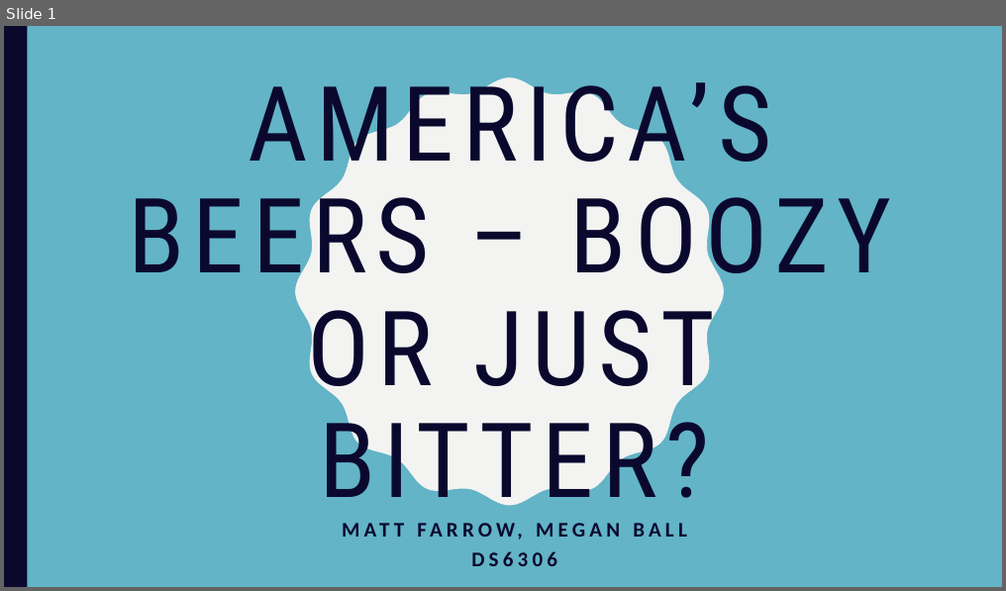
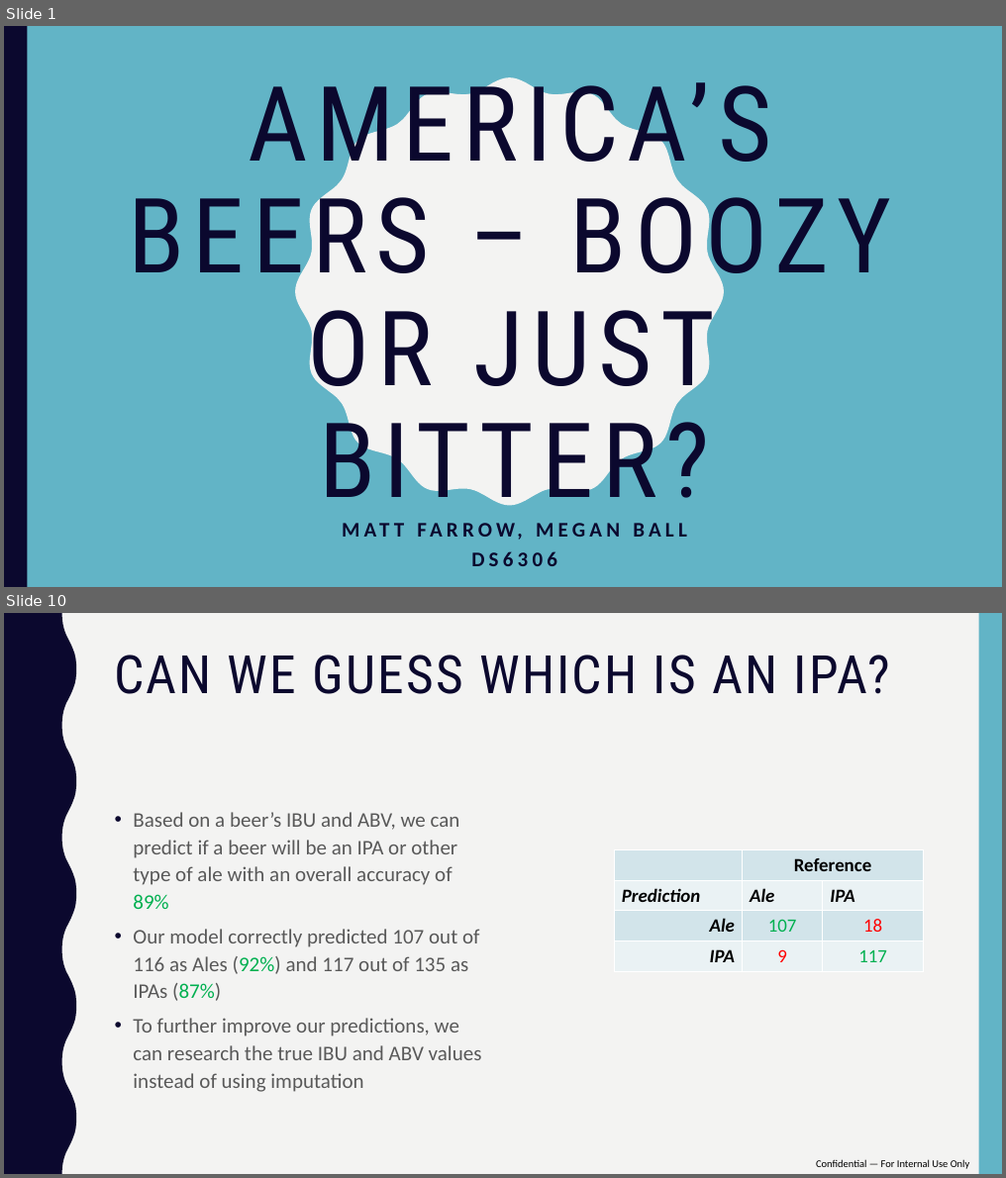
Before and after one commit to mattfarrow1/6306-project-1, a slide deck: docs/Matt_Farrow_Megan_Ball_DS6306_EDA.pptx. Shown one above the other, each under a label of ours: slide 1 before the commit, slides 1 and 10 after it; the slides between them are not shown. The pictures are 1006x591 and 1006x1178 pixels, drawn with LibreOffice and Linux fonts; fonts in the diff are those of the drawing. Boxes give left, top, right and bottom in pixels: in the first picture for what was removed or moved away, otherwise in the second. Text is boxed around its words. In the diff, an @@ line names an element or a change of style, - is before the commit and + after.

```diff
--- a/docs/Matt_Farrow_Megan_Ball_DS6306_EDA.pptx
+++ b/docs/Matt_Farrow_Megan_Ball_DS6306_EDA.pptx
@@ slide 10 added at (4,613,1002,1174), background #F3F3F2 @@
@@ freeform shape added at (4,613,76,1174), fill #0B082E @@
@@ rectangle added at (979,613,1002,1174), fill #62B4C6 @@
@@ title added at (114,655,891,694), 51 pt, text #0B082E @@
+CAN WE GUESS WHICH IS AN IPA?
@@ text added at (133,812,482,1092), 20 pt, text #595959 @@
+• Based on a beer’s IBU and ABV, we can predict if a beer will be an IPA or other type of ale with an overall accuracy of 89%
+• Our model correctly predicted 107 out of 116 as Ales (92%) and 117 out of 135 as IPAs (87%)
+• To further improve our predictions, we can research the true IBU and ABV values instead of using imputation
@@ table added at (614,851,924,971), 4 rows, 3 columns @@
+ | Reference | 
+Prediction | Ale | IPA
+Ale | 107 | 18
+IPA | 9 | 117
@@ text added at (816,1159,970,1169), 10 pt, text #000000 @@
+Confidential — For Internal Use Only
```
Also in this commit, not shown: 9 slides changed, 1 slide removed.
